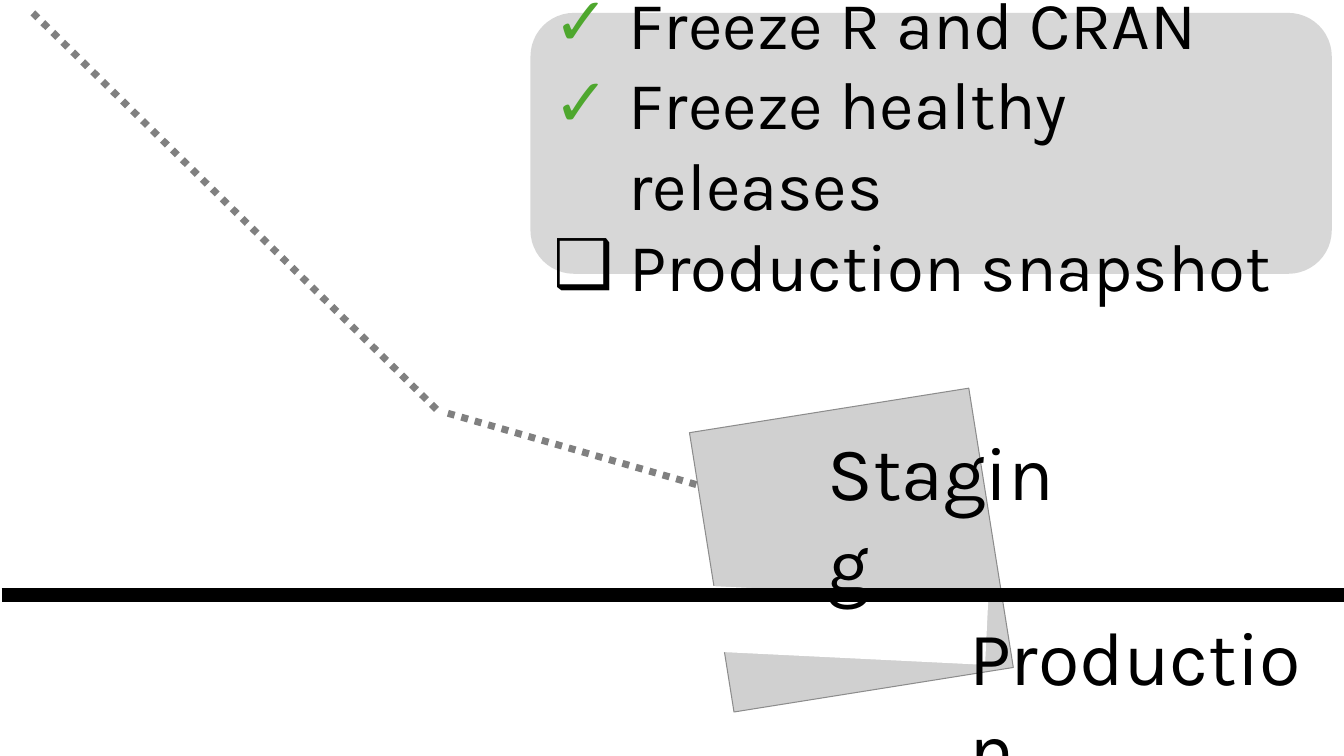
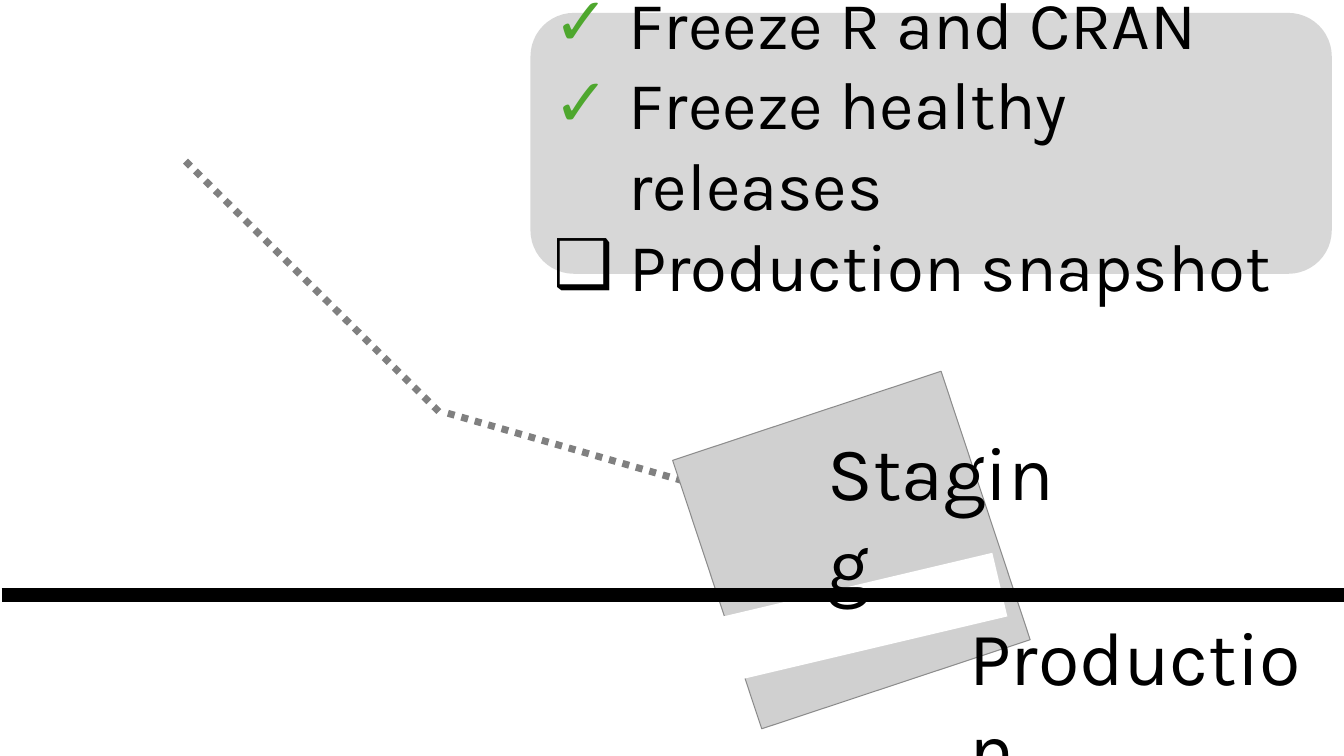
Before and after one commit to wlandau/posit2025, a slide deck: slide 3 of images/snapshot.pptx (slide 5 before the commit). Drawn at 1344x756 pixels with LibreOffice and Linux fonts; fonts in the diff are those of the drawing; grey boxes stand for pictures. Boxes give left, top, right and bottom in pixels: in the first picture for what was removed or moved away, otherwise in the second. Text is boxed around its words. In the diff, an @@ line names an element or a change of style, - is before the commit and + after.

```diff
--- a/images/snapshot.pptx
+++ b/images/snapshot.pptx
@@ line moved from (33, 13) - (441, 413) to (186, 161) - (441, 413) @@
@@ picture at bbox=[672, 371, 1031, 729]: rotation 350 to 341 degrees @@
@@ rectangle at bbox=[671, 553, 1007, 692]: rotation 2 to 346 degrees @@
```
Also in this commit, not shown: 4 other slides changed, 1 slide removed, 6 other files.
